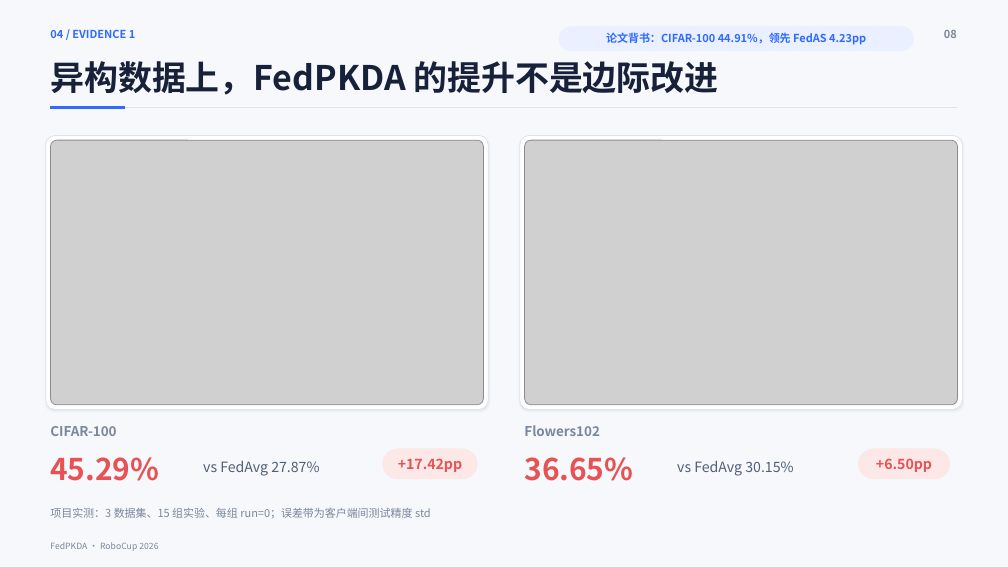
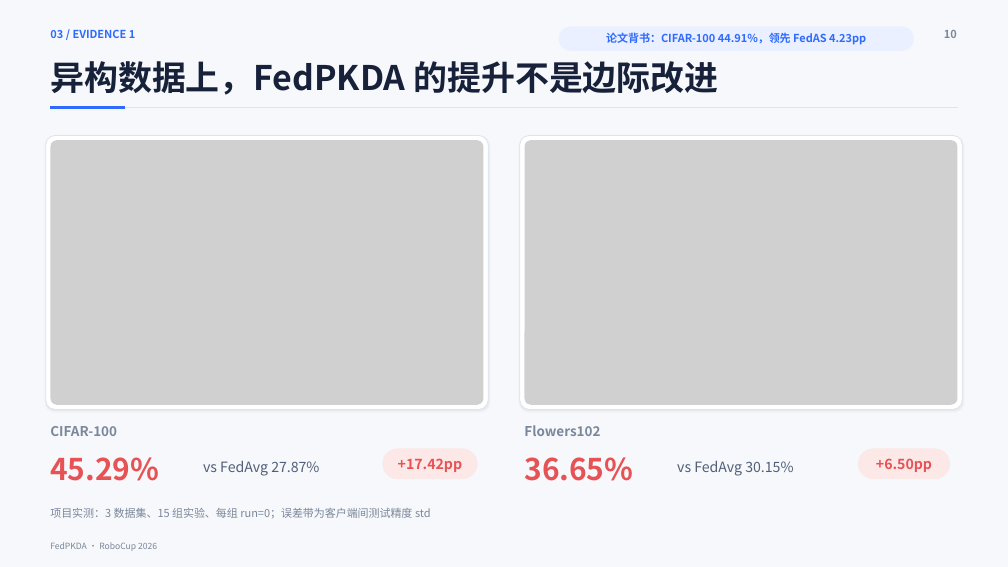
Before and after one commit to IridiumNan/FedPKDA-robocup, a slide deck: slide 11 of ppt/FedPKDA_RoboCup_presentation.pptx (slide 8 before the commit). Drawn at 1008x567 pixels with LibreOffice and Linux fonts; fonts in the diff are those of the drawing; grey boxes stand for pictures. Boxes give left, top, right and bottom in pixels: in the first picture for what was removed or moved away, otherwise in the second. Text is boxed around its words. In the diff, an @@ line names an element or a change of style, - is before the commit and + after.

```diff
--- a/ppt/FedPKDA_RoboCup_presentation.pptx
+++ b/ppt/FedPKDA_RoboCup_presentation.pptx
@@ text at [50,29,135,38]: text changed @@
-04 / EVIDENCE 1
+03 / EVIDENCE 1
@@ rounded rectangle "论文背书：CIFAR-100 44.91%，领先 FedAS 4.23pp" at [560,26,914,50]: outline #EAF0FF 0.75 pt to #EAF0FF 0.74 pt @@
@@ text at [944,30,957,38]: text changed @@
-08
+10
@@ rounded rectangle at [45,135,488,409]: outline #DDE4EE 0.75 pt to #DDE4EE 0.74 pt; shadow changed @@
@@ rounded rectangle at [520,135,963,409]: outline #DDE4EE 0.75 pt to #DDE4EE 0.74 pt; shadow changed @@
```
Also in this commit, not shown: 11 other slides changed, 8 slides added, 3 slides removed.
